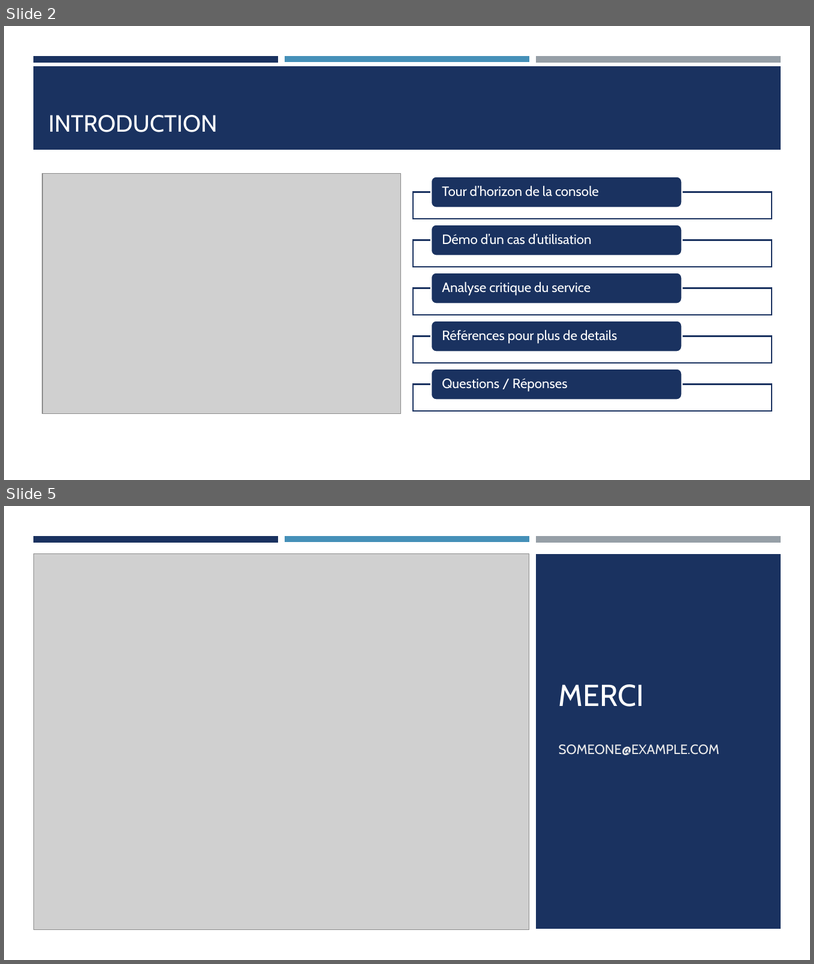
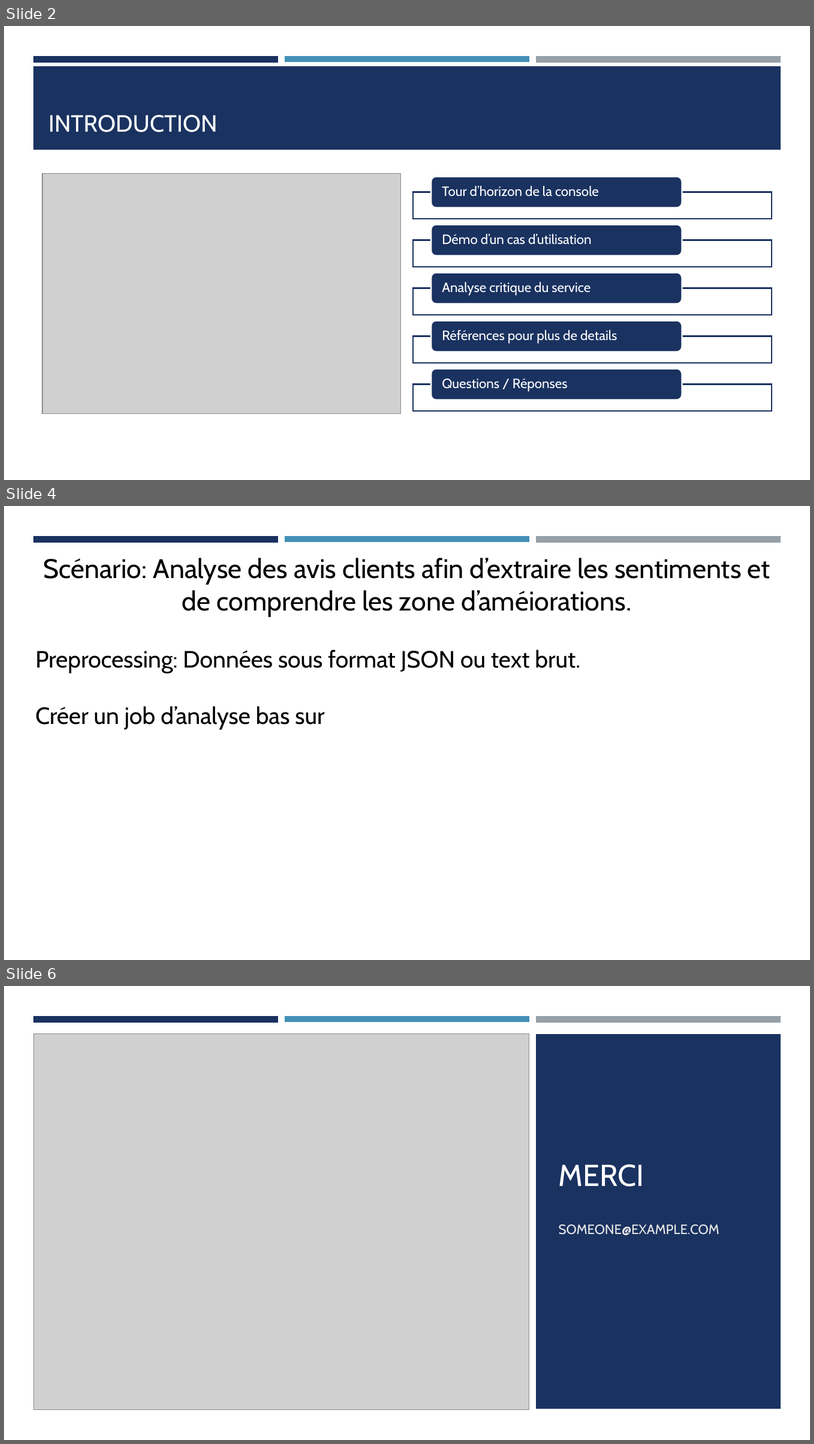
Before and after one commit to Jmuhleman/pw_CLD, a slide deck: workshop/AWS Comprehend.odp. Shown one above the other, each under a label of ours: slides 2 and 5 before the commit, slides 2, 4 and 6 after it; the slides between them are not shown. The pictures are 814x964 and 814x1444 pixels, drawn with LibreOffice and Linux fonts; fonts in the diff are those of the drawing; grey boxes stand for pictures. Boxes give left, top, right and bottom in pixels: in the first picture for what was removed or moved away, otherwise in the second. Text is boxed around its words. In the diff, an @@ line names an element or a change of style, - is before the commit and + after.

```diff
--- a/workshop/AWS Comprehend.odp
+++ b/workshop/AWS Comprehend.odp
@@ slide 4 added at <box>4,506,810,960</box>, background #FFFFFF; not listed: 3 template elements that a slide beside it also shows @@
@@ text added at <box>35,558,771,730</box>, 32 pt, text #000000 @@
+Scénario: Analyse des avis clients afin d’extraire les sentiments et de comprendre les zone d’améiorations.
+Preprocessing: Données sous format JSON ou text brut.
+Créer un job d’analyse bas sur
@@ what was slide 5 is now slide 6 @@
```
Also in this commit, not shown: 1 slide changed, 2 other slides added, 2 slides removed.
